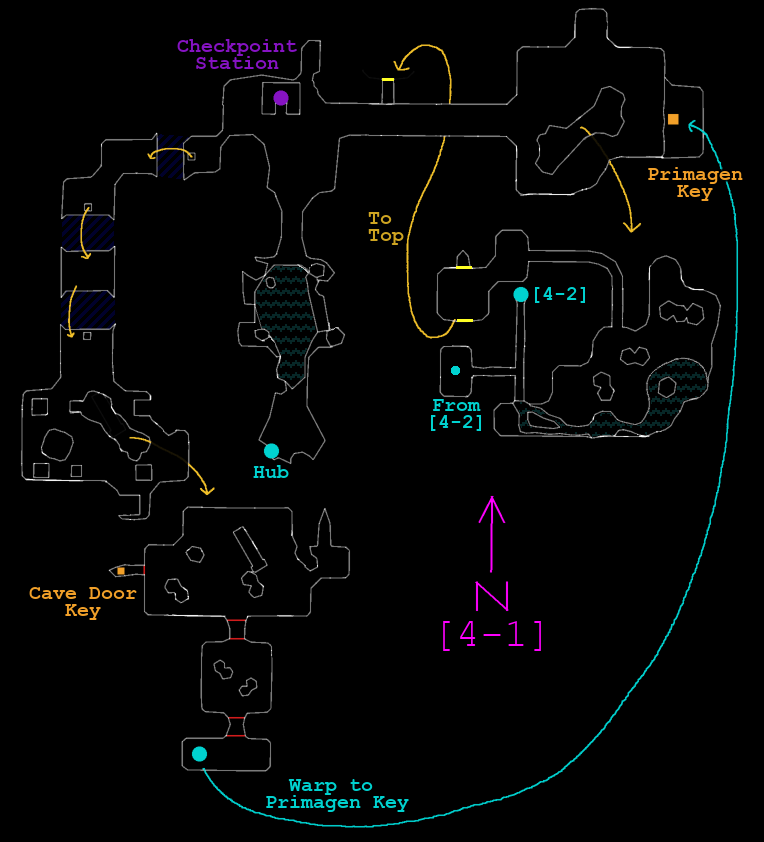
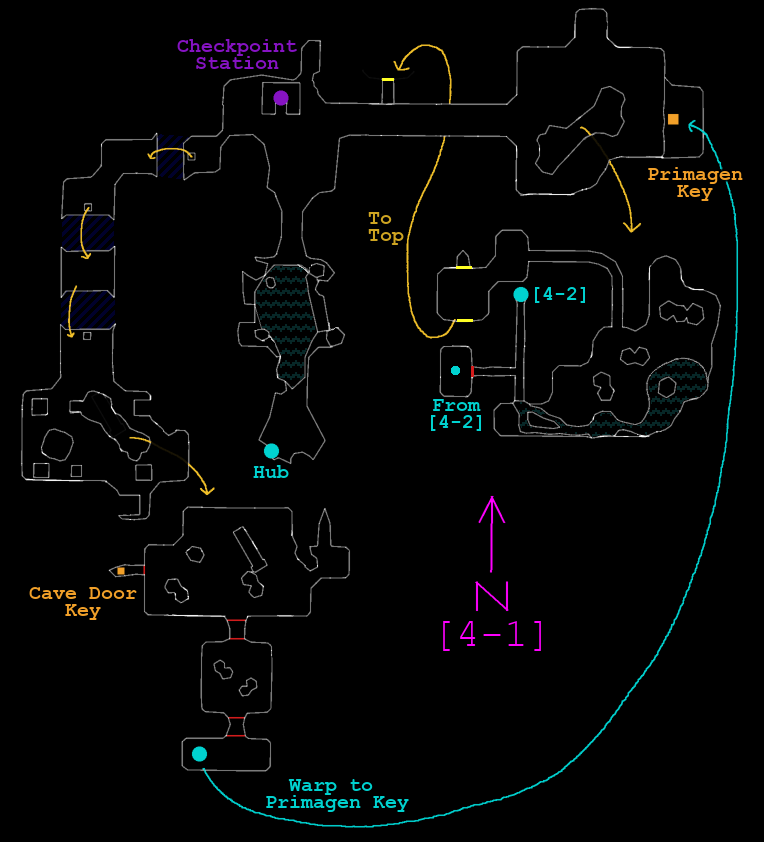
Before/after of a 764x842 layered artwork. What changed in the layer stack:
painted on "Main" over box(471, 366, 474, 377)